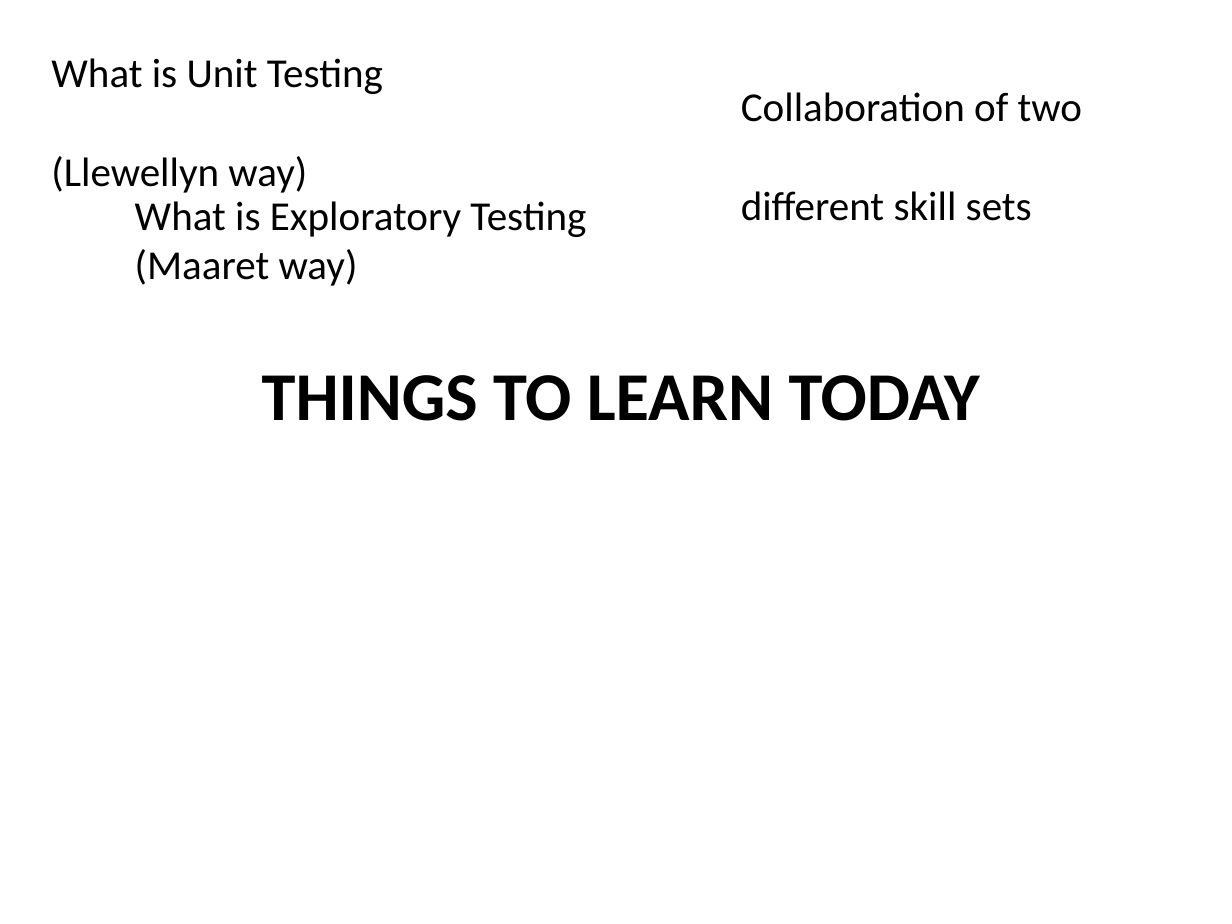
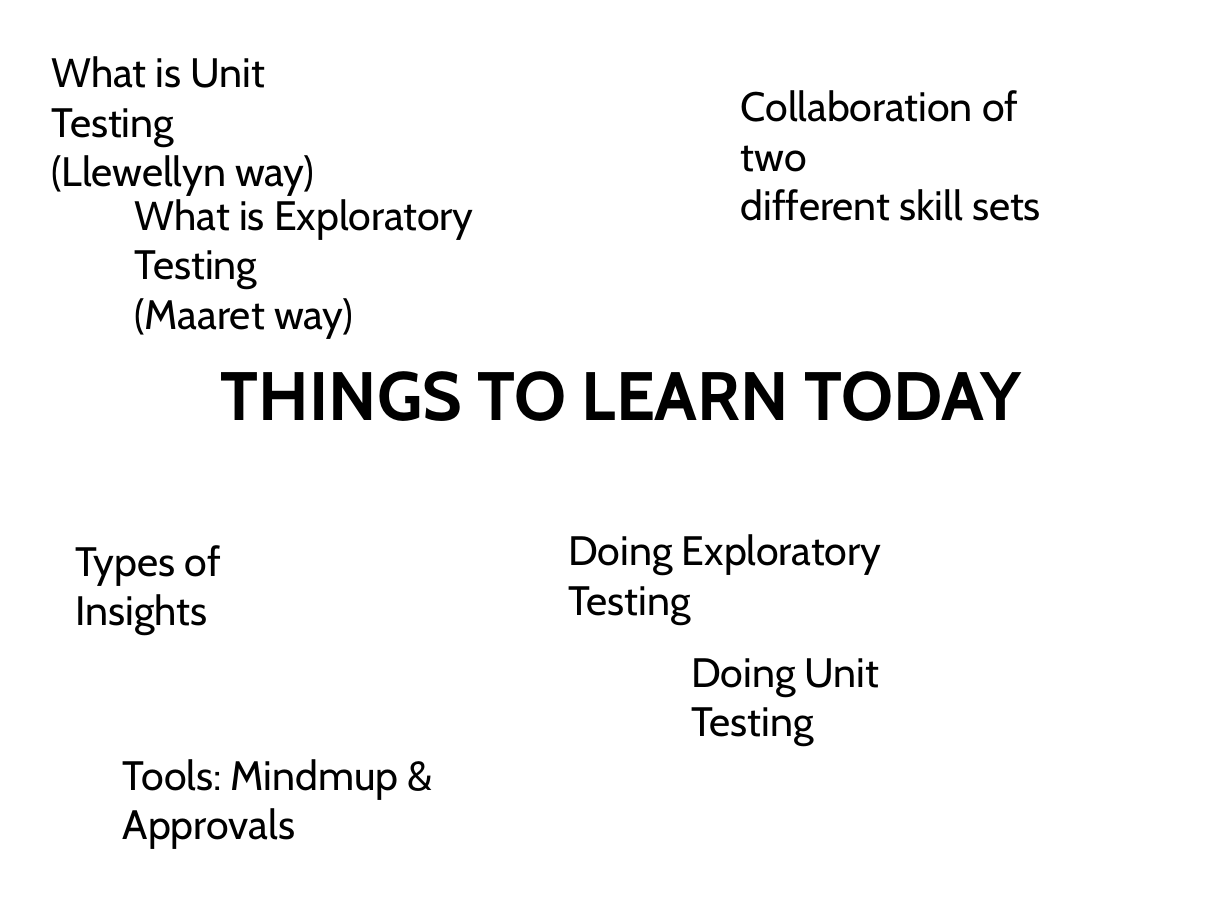
Before and after one commit to isidore/darkFunction-Editor, a slide deck: slide 3 of Courseware/Slides.pptx. Drawn at 1232x924 pixels with LibreOffice and Linux fonts; fonts in the diff are those of the drawing. Boxes give left, top, right and bottom in pixels: in the first picture for what was removed or moved away, otherwise in the second. Text is boxed around its words. In the diff, an @@ line names an element or a change of style, - is before the commit and + after.

Commit message:
Updated the slides

```diff
--- a/Courseware/Slides.pptx
+++ b/Courseware/Slides.pptx
@@ font Calibri to Cabin in 4 elements at [221,371,1021,421], [51,56,314,196], [135,199,474,339], [741,90,1041,221] @@
@@ text added at [568,534,882,625], 24 pt, text #000000 @@
+Doing Exploratory Testing
@@ text added at [75,545,221,635], 24 pt, text #000000 @@
+Types of Insights
@@ text added at [691,658,880,746], 24 pt, text #000000 @@
+Doing Unit Testing
@@ text added at [123,759,399,849], 24 pt, text #000000 @@
+Tools: Mindmup & Approvals
```
Also in this commit, not shown: 4 other slides changed, 7 slides added, 2 slides removed.
